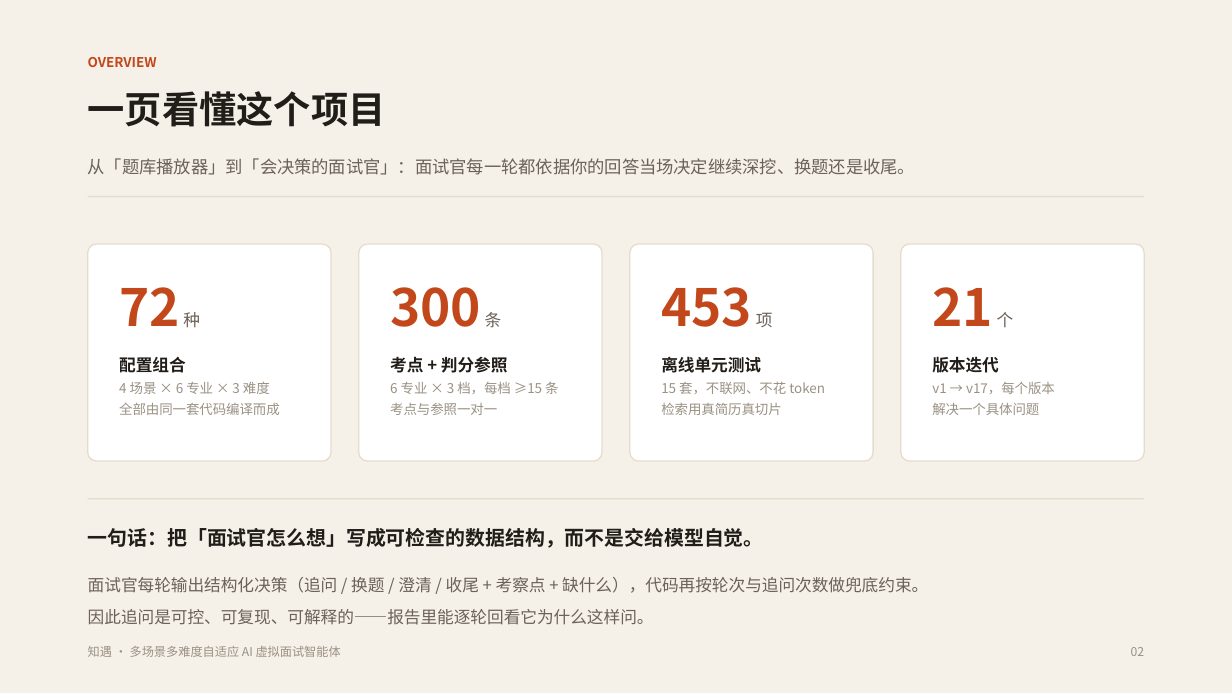
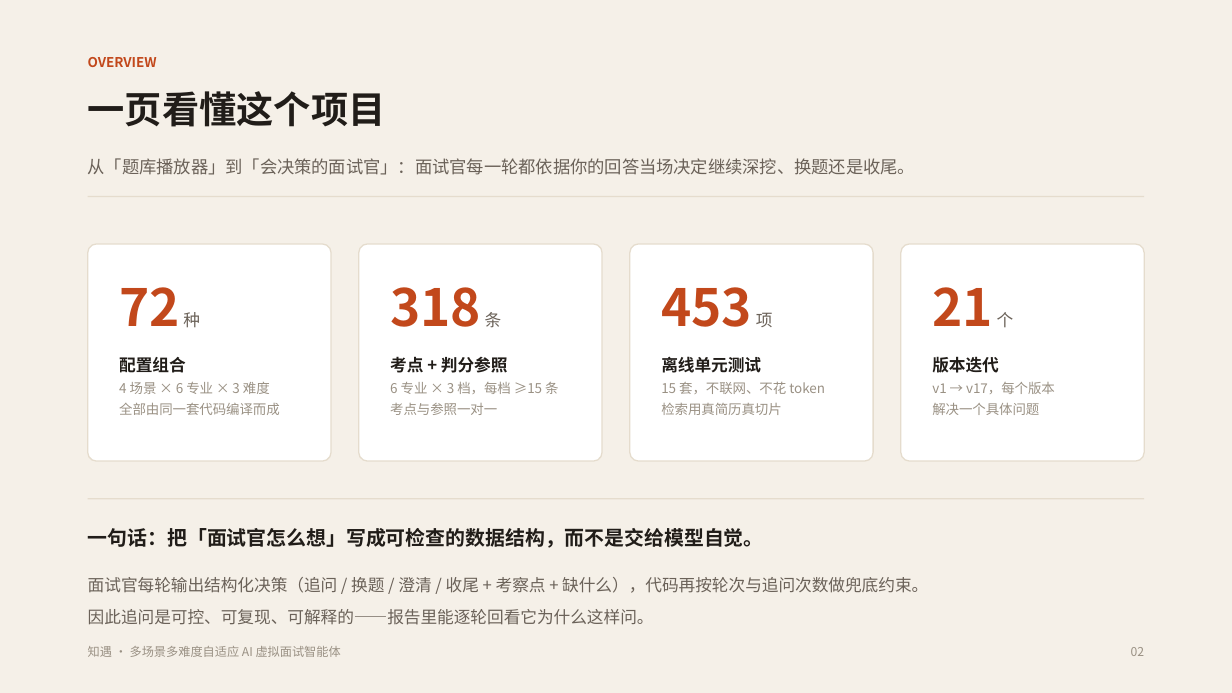
Before and after one commit to shuangxingxi/zhiyu-interview, a slide deck: slide 2 of 知遇-AI虚拟面试官-答辩.pptx. Drawn at 1232x693 pixels with LibreOffice and Linux fonts; fonts in the diff are those of the drawing. Boxes give left, top, right and bottom in pixels: in the first picture for what was removed or moved away, otherwise in the second. Text is boxed around its words. In the diff, an @@ line names an element or a change of style, - is before the commit and + after.

```diff
--- a/知遇-AI虚拟面试官-答辩.pptx
+++ b/知遇-AI虚拟面试官-答辩.pptx
@@ text at box(390, 287, 502, 328): text changed @@
-300 条
+318 条
```
Also in this commit, not shown: 6 other slides changed, 10 other files.
